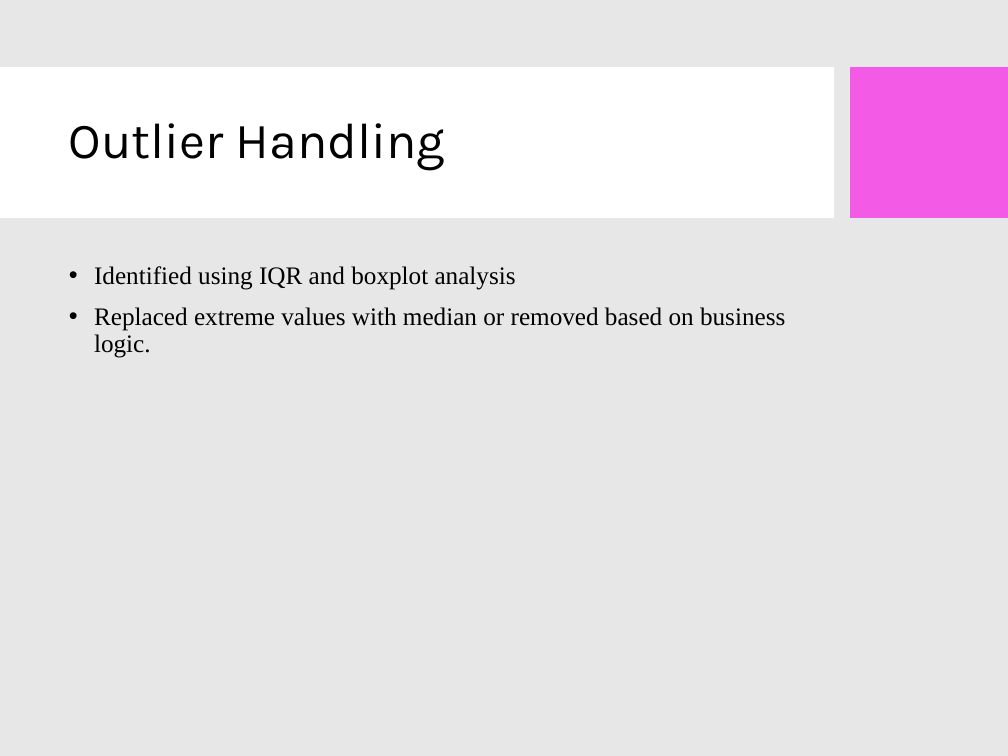
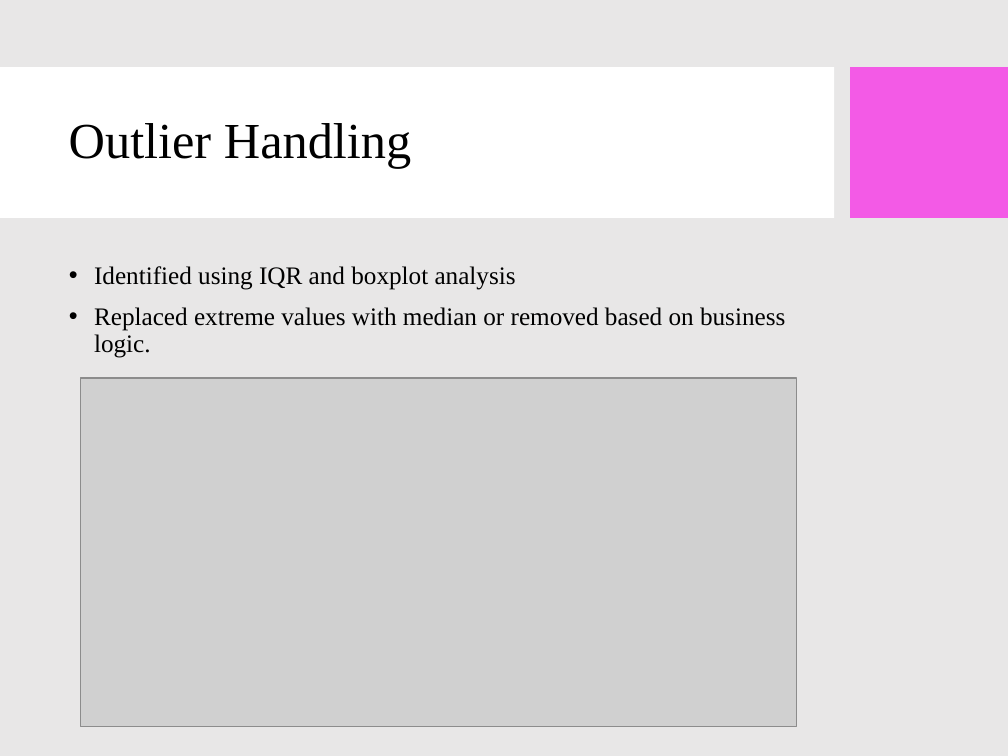
Before and after one commit to Krishna-S-2004/Python-RE, a slide deck: slide 6 of Krishna Housing_EDA_Presentation.pptx. Drawn at 1008x756 pixels with LibreOffice and Linux fonts; fonts in the diff are those of the drawing; grey boxes stand for pictures; background and template pictures are left out. Boxes give left, top, right and bottom in pixels: in the first picture for what was removed or moved away, otherwise in the second. Text is boxed around its words. In the diff, an @@ line names an element or a change of style, - is before the commit and + after.

```diff
--- a/Krishna Housing_EDA_Presentation.pptx
+++ b/Krishna Housing_EDA_Presentation.pptx
@@ title "Outlier Handling" at [69, 123, 411, 169]: font Karla to Times New Roman @@
@@ picture added at [81, 378, 797, 727] @@
```
Also in this commit, not shown: 15 other slides changed.
